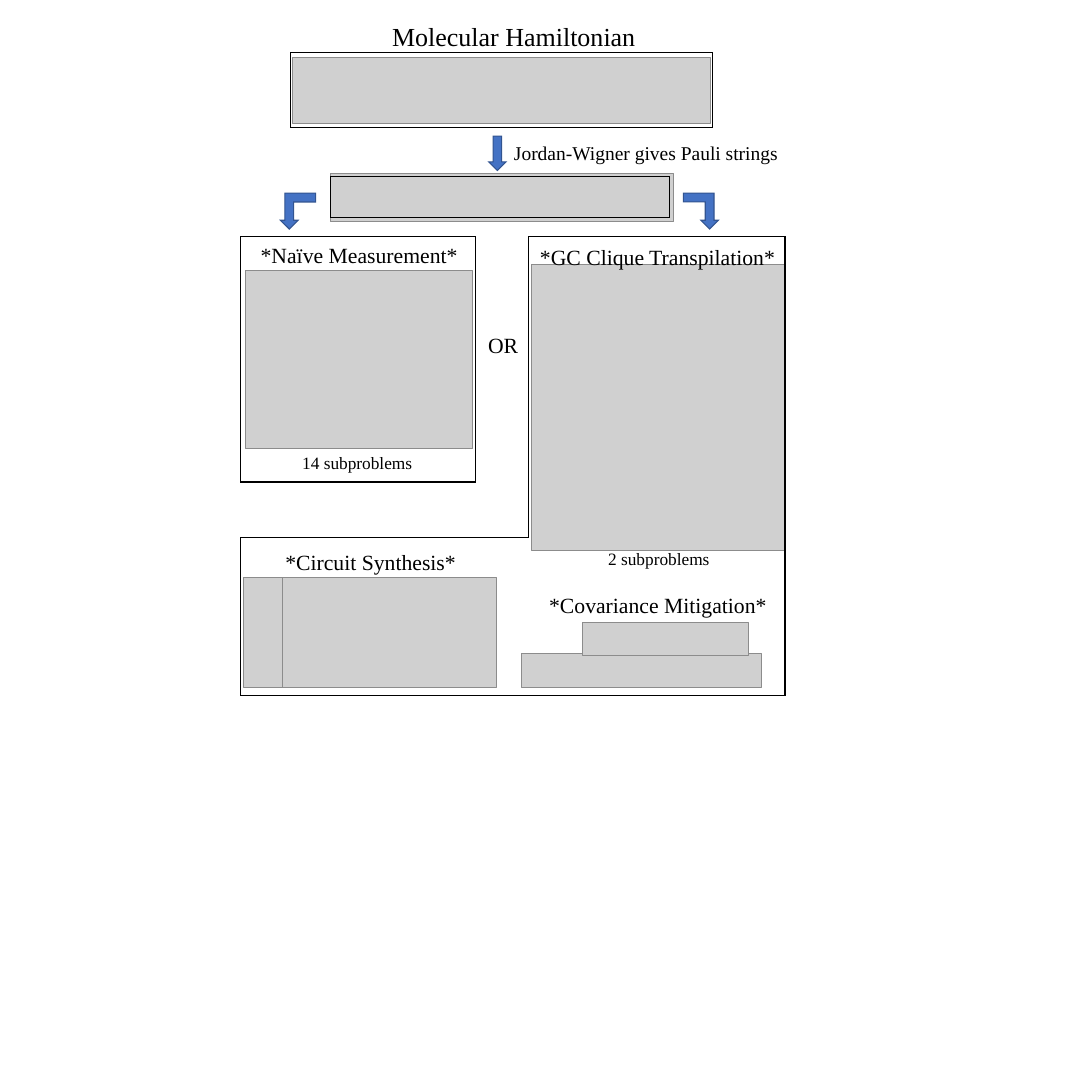
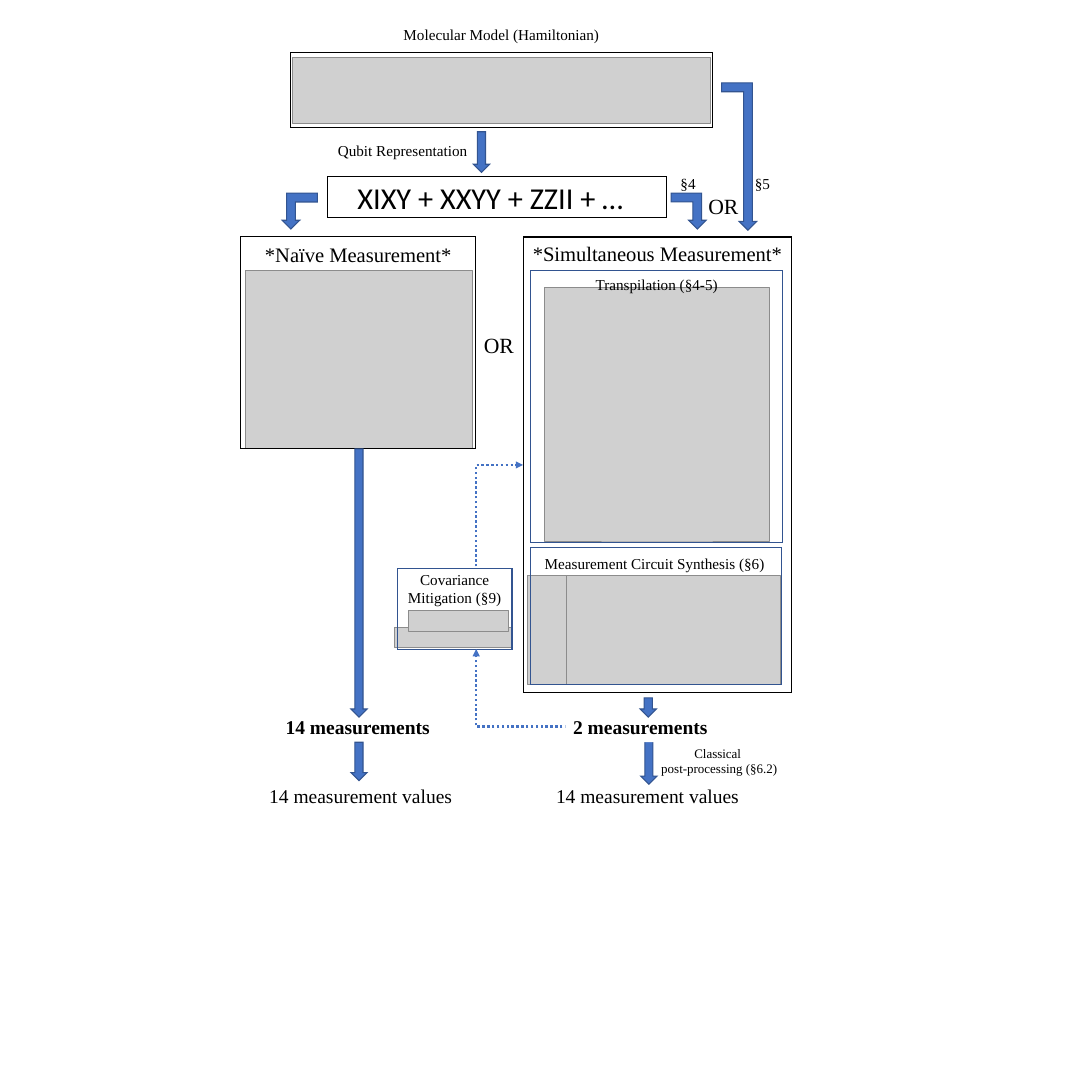
Before and after one commit to teaguetomesh/vqe-term-grouping, a slide deck: slide 1 of Figures/Overarching Picture.pptx. Drawn at 1092x1092 pixels with LibreOffice and Linux fonts; fonts in the diff are those of the drawing; grey boxes stand for pictures. Boxes give left, top, right and bottom in pixels: in the first picture for what was removed or moved away, otherwise in the second. Text is boxed around its words. In the diff, an @@ line names an element or a change of style, - is before the commit and + after.

```diff
--- a/Figures/Overarching Picture.pptx
+++ b/Figures/Overarching Picture.pptx
@@ text at <box>403,29,599,43</box>: text changed; size 24 to 14 pt @@
-Molecular Hamiltonian
+Molecular Model (Hamiltonian)
@@ down arrow: place and size @@
-down arrow at <box>489,136,506,171</box>
+down arrow at <box>473,132,490,172</box>
@@ text removed at <box>514,146,778,165</box> @@
-Jordan-Wigner gives Pauli strings
@@ picture removed at <box>330,173,674,222</box> @@
@@ bent up arrow: place and size @@
-bent up arrow at <box>683,193,718,229</box>
+bent up arrow at <box>671,193,706,229</box>
@@ text "*Naïve Measurement*" at <box>265,248,451,263</box>: size 20 to 19 pt; alignment left to centre @@
@@ rectangle: place and size @@
-rectangle at <box>240,237,476,482</box>
+rectangle at <box>240,237,476,449</box>
@@ corner removed at <box>240,237,785,696</box> @@
@@ text at <box>533,246,782,262</box>: text changed; size 20 to 19 pt @@
-*GC Clique Transpilation*
+*Simultaneous Measurement*
@@ picture: place and size @@
-picture at <box>532,264,785,550</box>
+picture at <box>544,288,770,541</box>
@@ text "OR": place and size @@
-text "OR" at <box>488,338,518,354</box>
+text "OR" at <box>484,338,514,354</box>
@@ text at <box>545,558,764,573</box>: text changed; size 20 to 14 pt @@
-*Circuit Synthesis*
+Measurement Circuit Synthesis (§6)
@@ text at <box>408,575,501,607</box>: text changed; size 20 to 14 pt @@
-*Covariance Mitigation*
+Covariance
+Mitigation (§9)
@@ picture: place and size @@
-picture at <box>243,578,285,687</box>
+picture at <box>528,575,570,684</box>
@@ picture: place and size @@
-picture at <box>282,578,497,687</box>
+picture at <box>566,575,781,684</box>
@@ picture: place and size @@
-picture at <box>521,654,761,687</box>
+picture at <box>395,627,512,647</box>
@@ picture: place and size @@
-picture at <box>583,622,748,655</box>
+picture at <box>409,611,509,631</box>
@@ text at <box>286,721,430,735</box>: text changed; size 16 to 18 pt; bold on @@
-14 subproblems
+14 measurements
@@ text at <box>573,721,708,735</box>: text changed; size 16 to 18 pt; bold on @@
-2 subproblems
+2 measurements
@@ group added at <box>269,83,792,804</box>: 9 texts, 4 rectangles, 4 down arrows, 2 elbow arrows, 1 bent up arrow @@
+Qubit Representation
+XIXY + XXYY + ZZII + …
+Transpilation (§4-5)
+14 measurement values
+OR
+§4
+§5
+14 measurement values
+Classical
+post-processing (§6.2)
```
Also in this commit, not shown: 1 other file.
